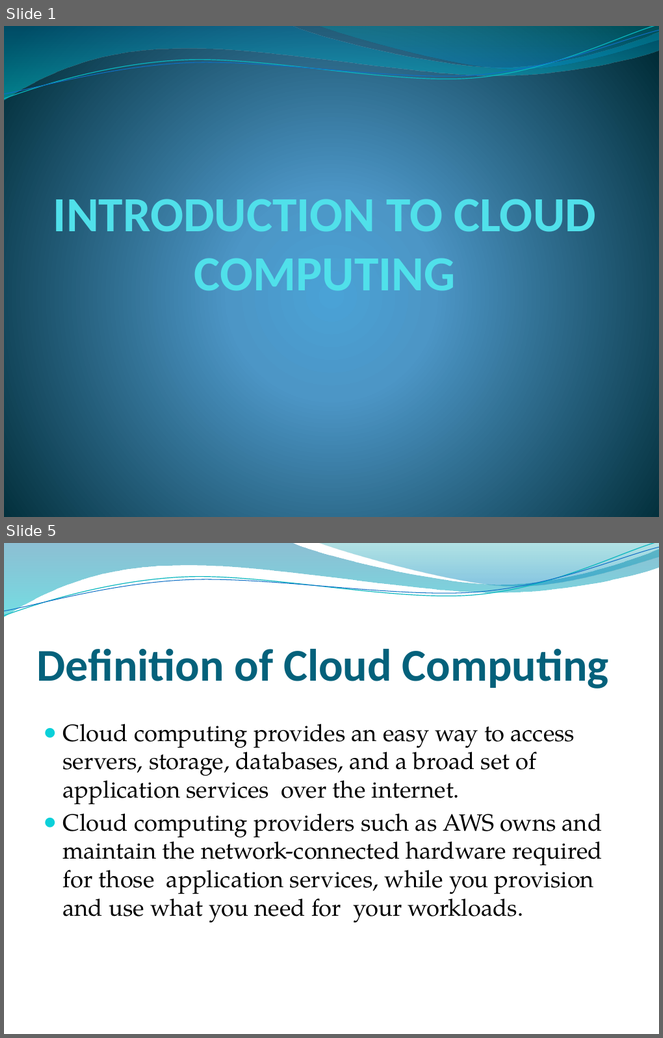
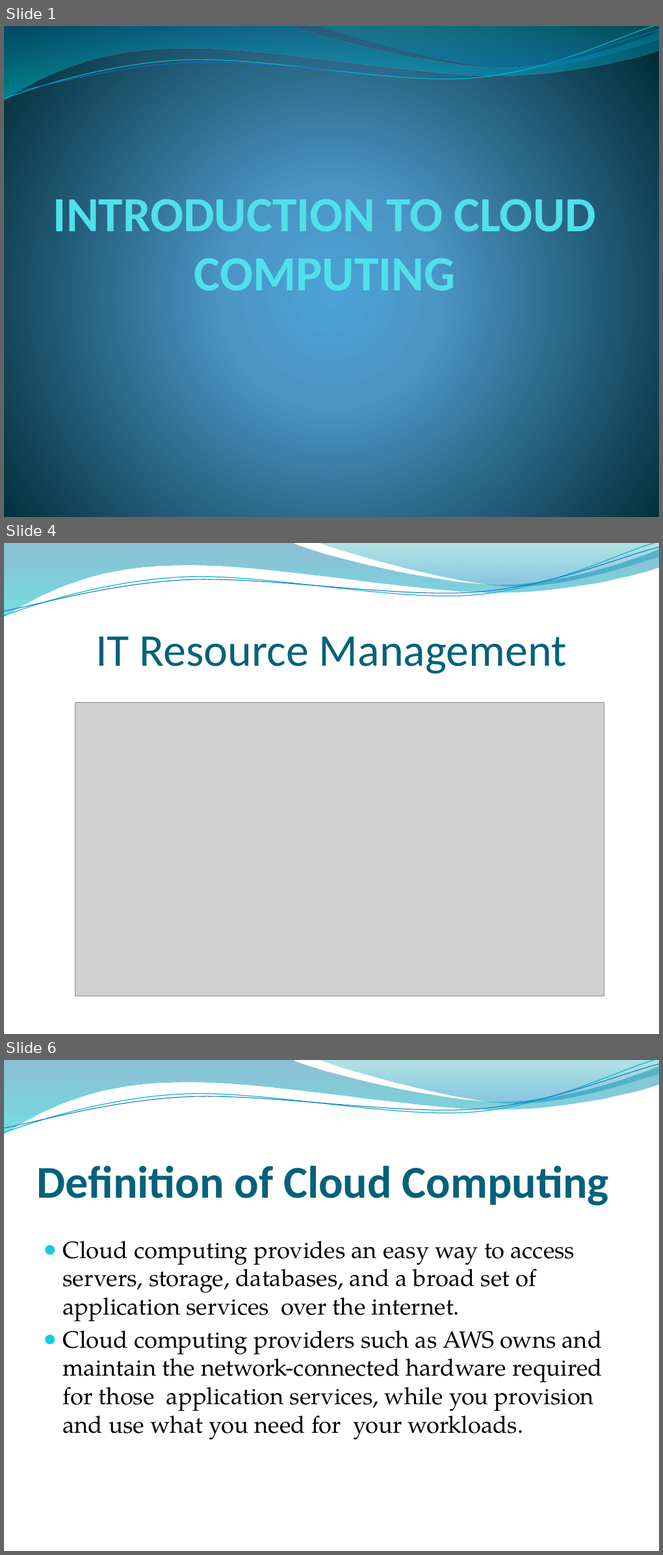
Before and after one commit to godwillngwanah/AWS-Sol-Arch-02, a slide deck: Batch-09/Proff Lecture Material/1. INTRODUCTION TO CLOUD COMPUTING.pptx. Shown one above the other, each under a label of ours: slides 1 and 5 before the commit, slides 1, 4 and 6 after it; the slides between them are not shown. The pictures are 663x1038 and 663x1555 pixels, drawn with LibreOffice and Linux fonts; fonts in the diff are those of the drawing; grey boxes stand for pictures; background and template pictures are left out. Boxes give left, top, right and bottom in pixels: in the first picture for what was removed or moved away, otherwise in the second. Text is boxed around its words. In the diff, an @@ line names an element or a change of style, - is before the commit and + after.

```diff
--- a/Batch-09/Proff Lecture Material/1. INTRODUCTION TO CLOUD COMPUTING.pptx
+++ b/Batch-09/Proff Lecture Material/1. INTRODUCTION TO CLOUD COMPUTING.pptx
@@ slide 4 added at <box>4,543,659,1034</box>, background picture (left out); not listed: 4 template elements that a slide beside it also shows @@
@@ title added at <box>96,637,567,674</box>, 50 pt, text #04617B @@
+IT Resource Management
@@ picture added at <box>75,703,604,997</box> @@
@@ what was slide 5 is now slide 6 @@
```
Also in this commit, not shown: 4 slides changed, 1 slide removed, 42 other files.
